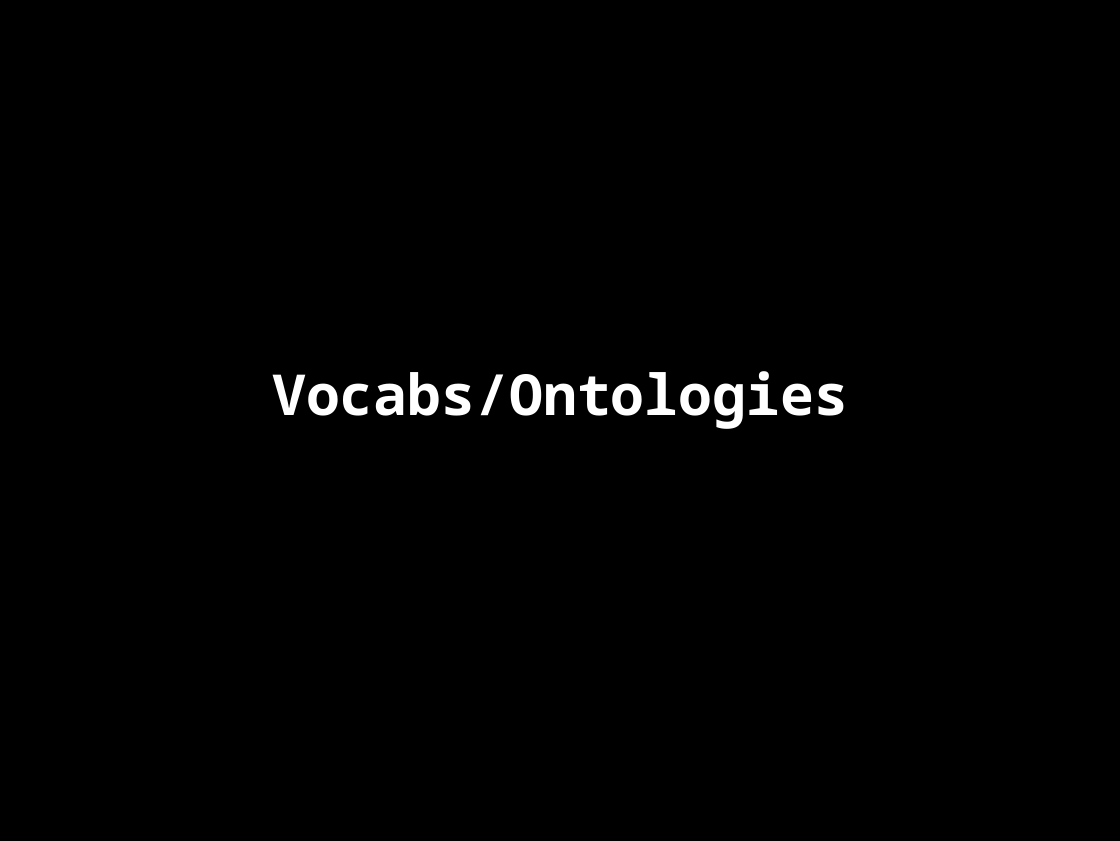
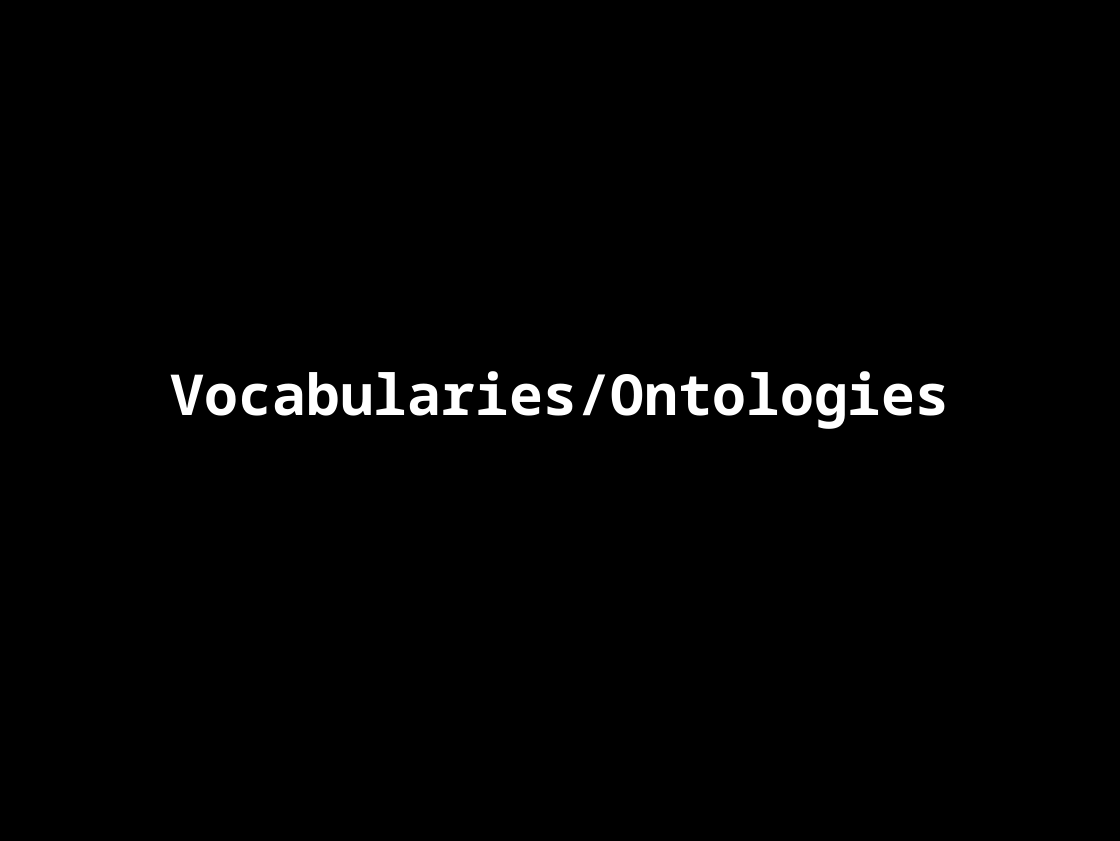
Before and after one commit to danja/hyperdata-2015, a slide deck: slide 36 of docs/salzburg/slides.odp (slide 31 before the commit). Drawn at 1120x841 pixels with LibreOffice and Linux fonts; fonts in the diff are those of the drawing. Boxes give left, top, right and bottom in pixels: in the first picture for what was removed or moved away, otherwise in the second. Text is boxed around its words. In the diff, an @@ line names an element or a change of style, - is before the commit and + after.

```diff
--- a/docs/salzburg/slides.odp
+++ b/docs/salzburg/slides.odp
@@ subtitle at bbox=[171, 371, 950, 429]: text changed @@
-Vocabs/Ontologies
+Vocabularies/Ontologies
```
Also in this commit, not shown: 13 other slides changed, 11 slides added, 11 other files.
